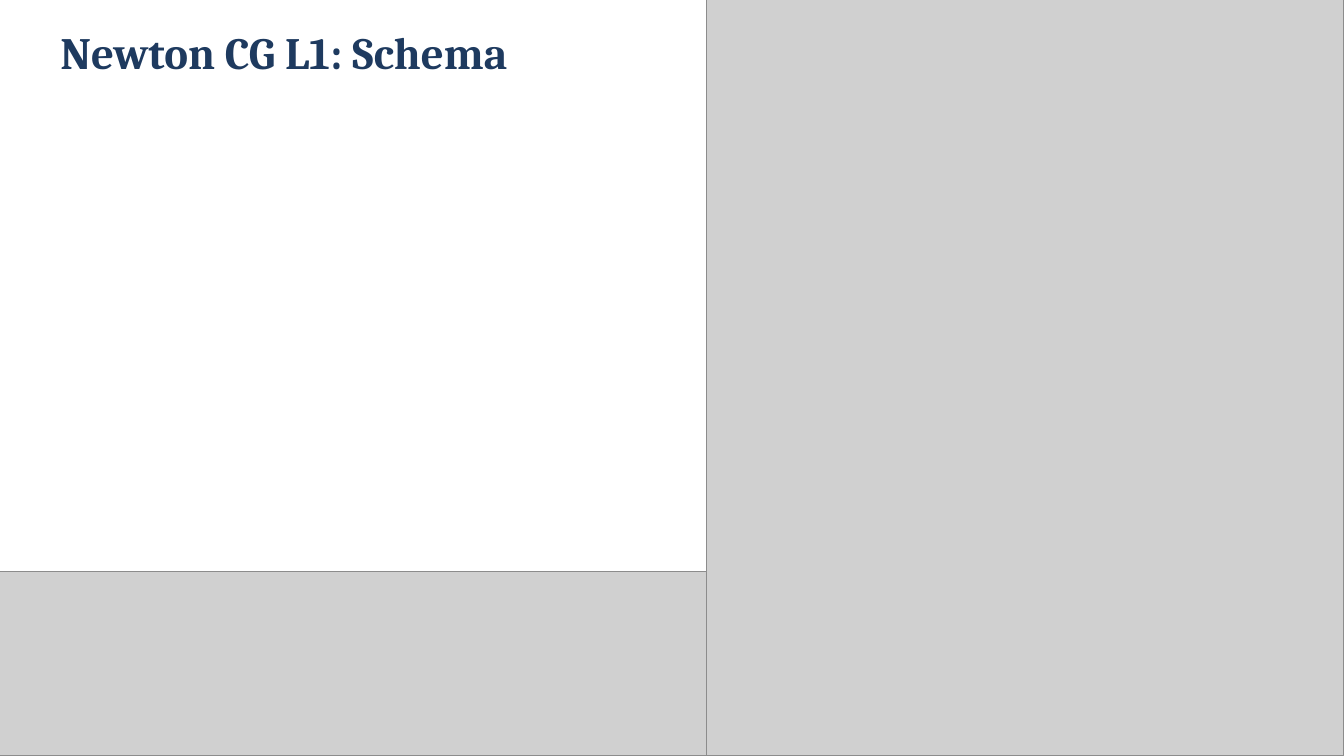
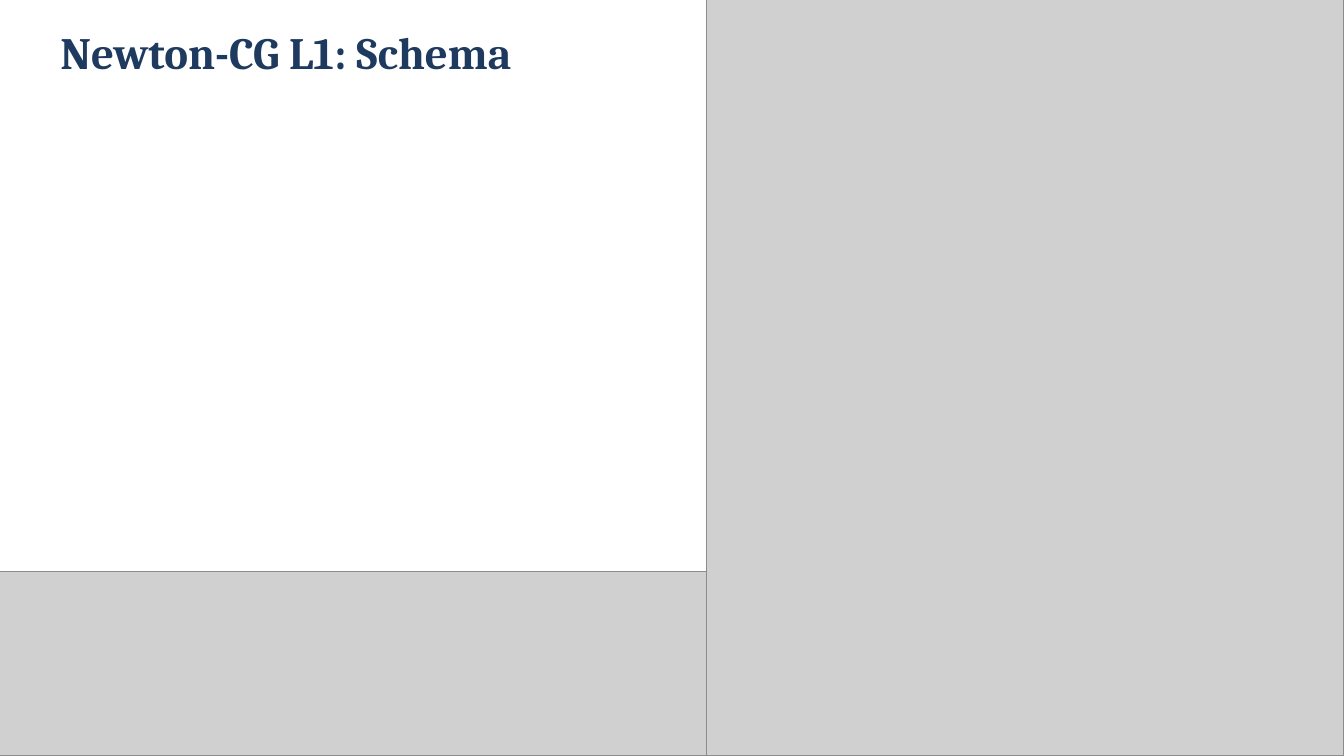
Before and after one commit to Alessandro1040/selezione-dinamica-batch, a slide deck: slide 12 of presentazione_riformattata.pptx. Drawn at 1344x756 pixels with LibreOffice and Linux fonts; fonts in the diff are those of the drawing; grey boxes stand for pictures. Boxes give left, top, right and bottom in pixels: in the first picture for what was removed or moved away, otherwise in the second. Text is boxed around its words. In the diff, an @@ line names an element or a change of style, - is before the commit and + after.

```diff
--- a/presentazione_riformattata.pptx
+++ b/presentazione_riformattata.pptx
@@ text at bbox=[60, 38, 511, 70]: text changed @@
-Newton CG L1: Schema
+Newton-CG L1: Schema
```
Also in this commit, not shown: 10 other slides changed, 1 other file.
